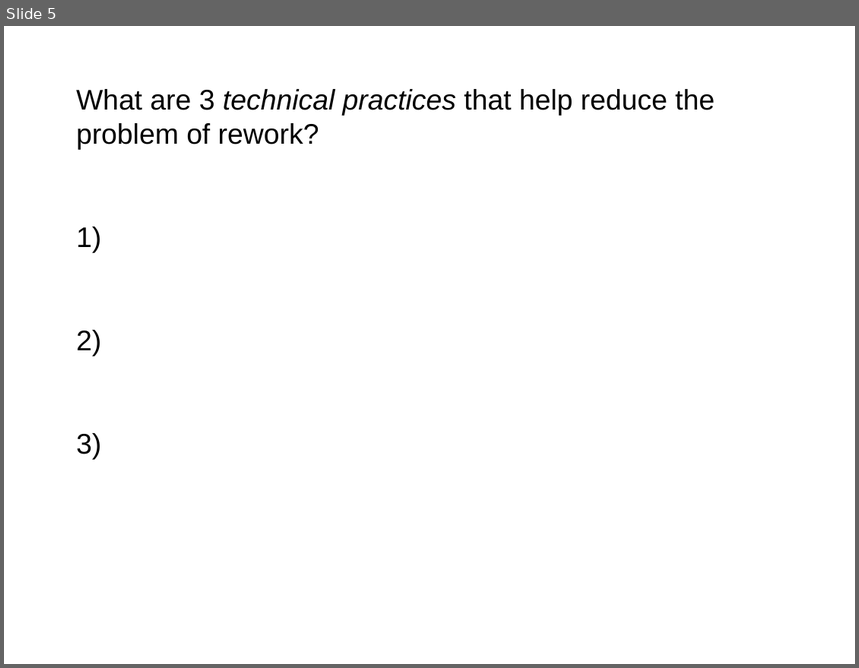
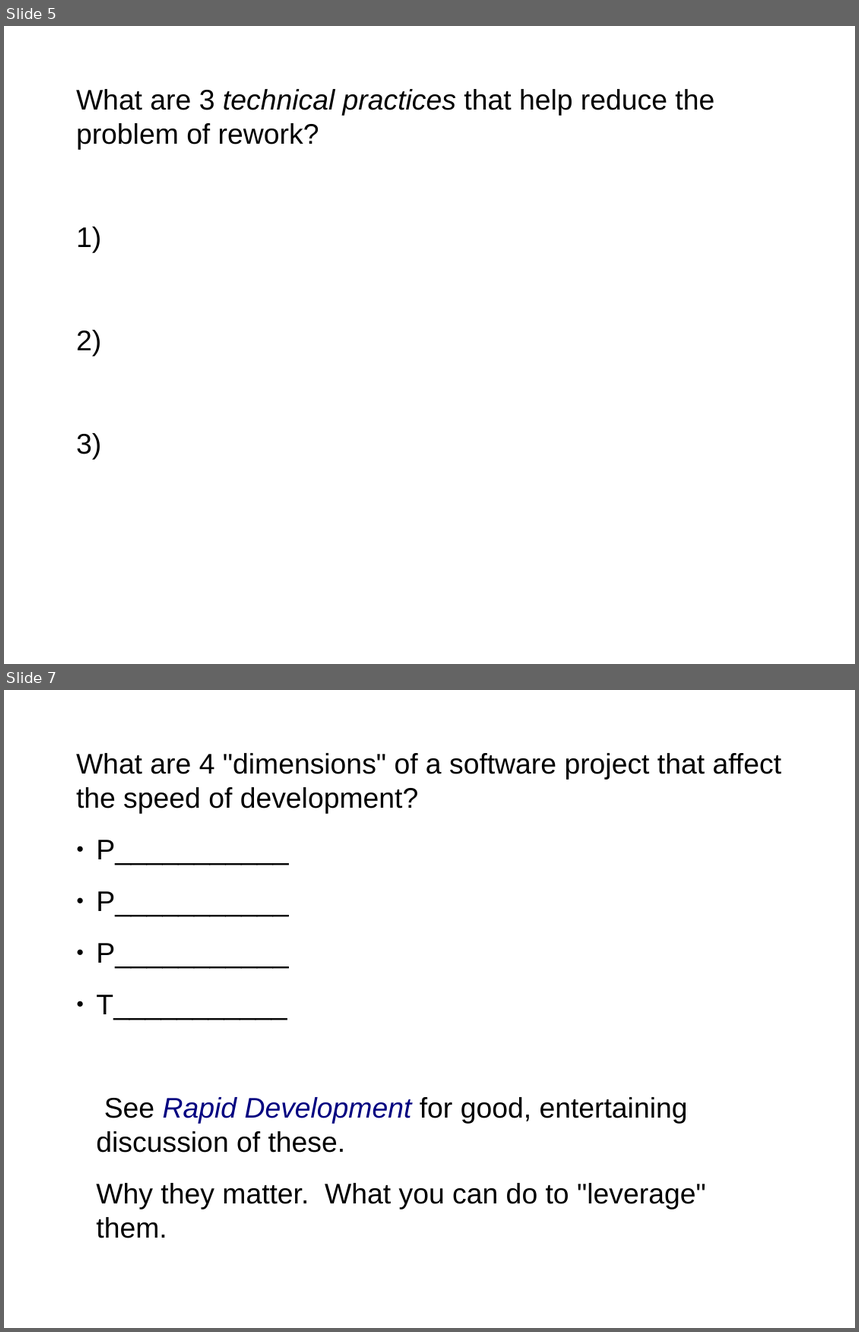
Before and after one commit to jbrucker/SoftwareProcess, a slide deck: week2/1-Review-Questions.ppt. Shown one above the other, each under a label of ours: slide 5 before the commit, slides 5 and 7 after it; the slides between them are not shown. The pictures are 859x668 and 859x1332 pixels, drawn with LibreOffice and Linux fonts; fonts in the diff are those of the drawing. Boxes give left, top, right and bottom in pixels: in the first picture for what was removed or moved away, otherwise in the second. Text is boxed around its words. In the diff, an @@ line names an element or a change of style, - is before the commit and + after.

```diff
--- a/week2/1-Review-Questions.ppt
+++ b/week2/1-Review-Questions.ppt
@@ slide 7 added at (x1=4, y1=690, x2=855, y2=1328), background #FFFFFF @@
@@ text added at (x1=76, y1=753, x2=782, y2=1239), 24 pt, text #000000 @@
+What are 4 "dimensions" of a software project that affect the speed of development?
+● P___________
+● P___________
+● P___________
+● T___________
+See Rapid Development for good, entertaining discussion of these.
+Why they matter. What you can do to "leverage" them.
```
Also in this commit, not shown: 1 slide changed, 4 other slides added, 8 slides removed, 3 other files.
